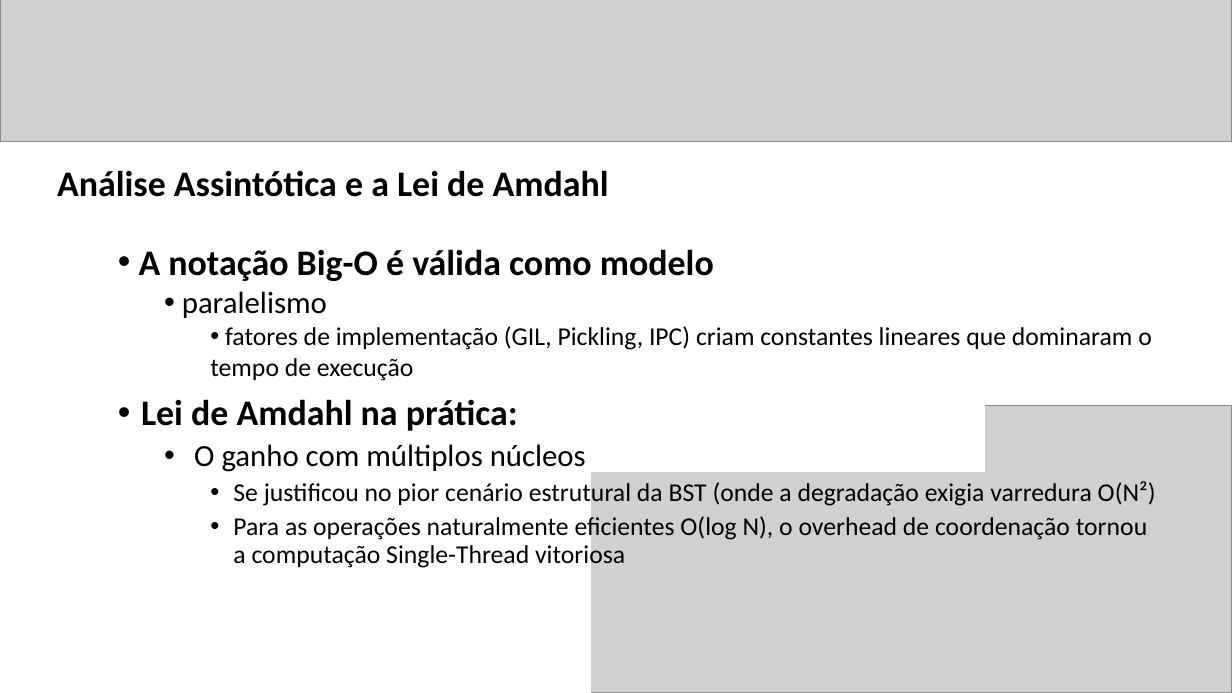
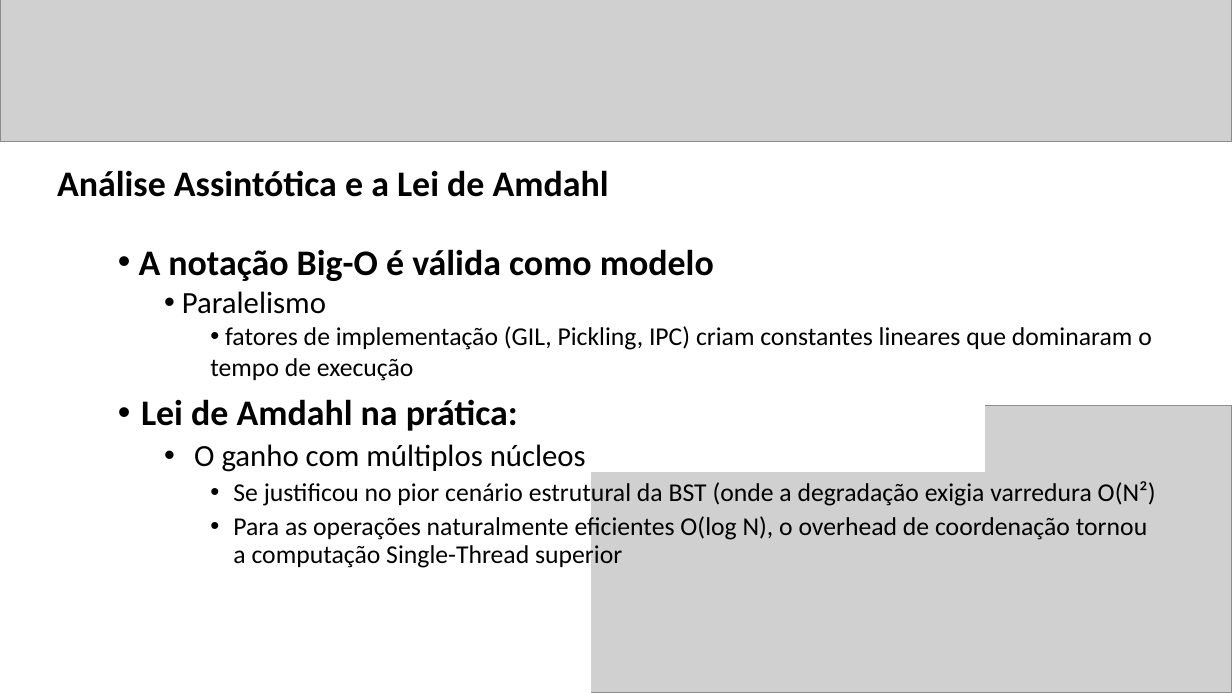
Before and after one commit to candidomor/Mestrado-Algoritimos-Projeto2, a slide deck: slide 12 of Apresentação - Projeto 02.pptx (slide 11 before the commit). Drawn at 1232x693 pixels with LibreOffice and Linux fonts; fonts in the diff are those of the drawing; grey boxes stand for pictures. Boxes give left, top, right and bottom in pixels: in the first picture for what was removed or moved away, otherwise in the second. Text is boxed around its words. In the diff, an @@ line names an element or a change of style, - is before the commit and + after.

Commit message:
docs: adiciona gráficos unificados e scripts geradores para ST e MP no benchmark V5

```diff
--- a/Apresentação - Projeto 02.pptx
+++ b/Apresentação - Projeto 02.pptx
@@ text at (182,291,326,314): text changed @@
-  • paralelismo
+  • Paralelismo
@@ text at (233,514,1147,569): text changed @@
-    • Para as operações naturalmente eficientes O(log N), o overhead de coordenação tornou a computação Single-Thread vitoriosa
+    • Para as operações naturalmente eficientes O(log N), o overhead de coordenação tornou a computação Single-Thread superior
```
Also in this commit, not shown: 3 other slides changed, 1 slide added, 5 other files.
